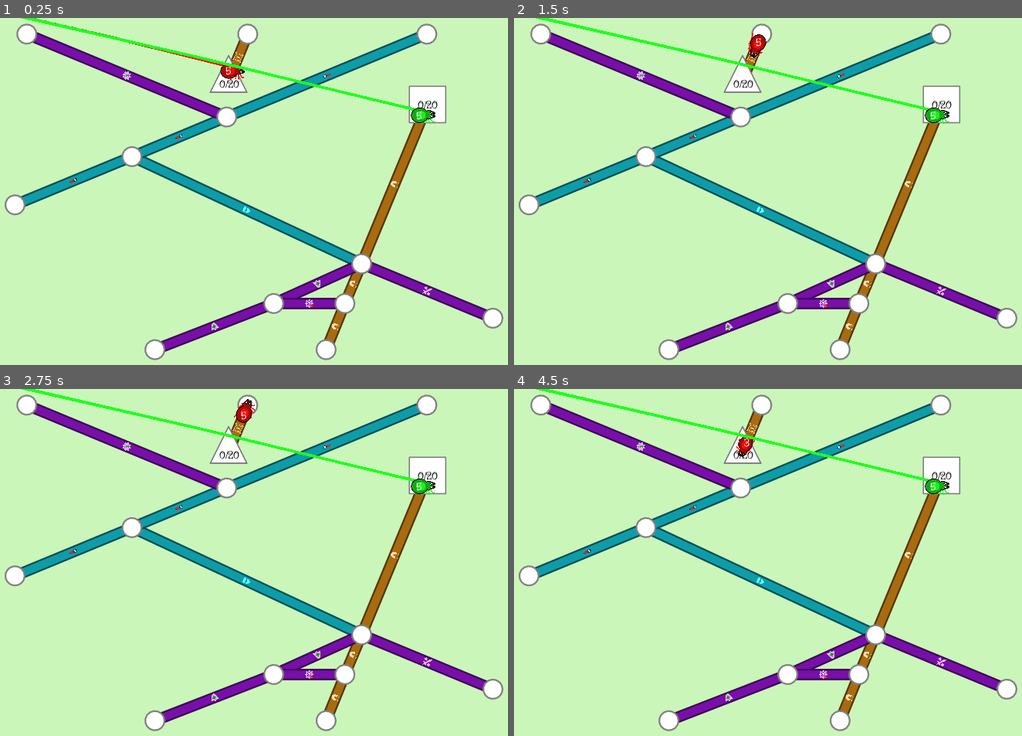
Above: before the commit, frames 1-4 (two rows, left to right).
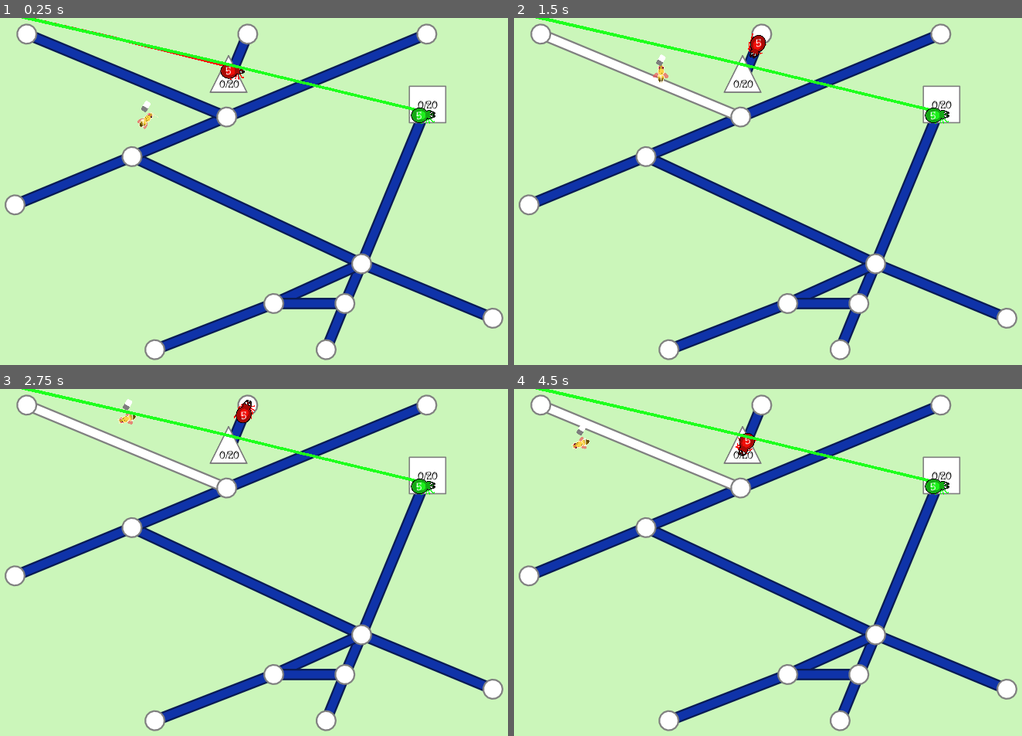
Above: after the commit, the same moments.

Repository: Pandaqi/Windowsilk
Game: Godot game, scene res://Main.tscn
Two runs of this game, one before a commit and one after it. Both use one fixed random seed, a clock stepped at 60 frames per second and the inputs below.
Inputs:
- Up to frame 1 (0.25 s): no input
- Up to frame 2 (1.5 s): tap Enter at 0.5 s; hold Right 0.53-1.28 s; tap T at 0.6 s; tap Space at 0.77, 1.07 s; hold Down from 1.28 s (still down); tap K at 1.35 s
- Up to frame 3 (2.75 s): tap Space at 1.52, 1.82 s; release Down at 2.03 s; hold Right from 2.03 s (still down); tap J at 2.1 s
- Up to frame 4 (4.5 s): release Right at 2.78 s; hold Up (ui_up) 2.78-3.53 s; tap H at 2.85 s; tap Space at 3.02, 3.32, 3.77, 4.07 s; hold Left from 3.53 s (still down); tap U at 3.6 s; tap P at 4.35 s

The runs differ from the first frame. In frame 1, 9.1% of the frame differs, in the area x 4-96%, y 4-97%; in frame 2, 9.2%; in frame 3, 9.2%; in frame 4, 9.3%.

Commit message:
Proper landing/switching between web and flight, start animting wings

Diff:
--- a/scenes/entity.tscn
+++ b/scenes/entity.tscn
@@ -33,6 +33,9 @@
 [ext_resource path="res://scripts/movement_modules/module_fake_jumper.gd" type="Script" id=31]
 [ext_resource path="res://scripts/entity_modules/module_worm.gd" type="Script" id=32]
 [ext_resource path="res://scripts/player_modules/module_respawner.gd" type="Script" id=33]
+[ext_resource path="res://scripts/player_modules/tracker_switcher.gd" type="Script" id=34]
+[ext_resource path="res://assets/wings.png" type="Texture" id=35]
+[ext_resource path="res://scripts/player_modules/module_wings.gd" type="Script" id=36]
 
 [sub_resource type="CircleShape2D" id=2]
 radius = 13.8734
@@ -69,8 +72,95 @@
 "values": [ Color( 1, 1, 1, 1 ), Color( 1, 1, 1, 0.270588 ) ]
 }
 
+[sub_resource type="Animation" id=8]
+length = 0.001
+tracks/0/type = "value"
+tracks/0/path = NodePath(".:scale")
+tracks/0/interp = 1
+tracks/0/loop_wrap = true
+tracks/0/imported = false
+tracks/0/enabled = true
+tracks/0/keys = {
+"times": PoolRealArray( 0 ),
+"transitions": PoolRealArray( 1 ),
+"update": 0,
+"values": [ Vector2( 1, 1 ) ]
+}
+tracks/1/type = "value"
+tracks/1/path = NodePath("L:rotation_degrees")
+tracks/1/interp = 1
+tracks/1/loop_wrap = true
+tracks/1/imported = false
+tracks/1/enabled = true
+tracks/1/keys = {
+"times": PoolRealArray( 0 ),
+"transitions": PoolRealArray( 1 ),
+"update": 0,
+"values": [ -45.0 ]
+}
+tracks/2/type = "value"
+tracks/2/path = NodePath("R:rotation_degrees")
+tracks/2/interp = 1
+tracks/2/loop_wrap = true
+tracks/2/imported = false
+tracks/2/enabled = true
+tracks/2/keys = {
+"times": PoolRealArray( 0 ),
+"transitions": PoolRealArray( 1 ),
+"update": 0,
+"values": [ 0.0 ]
+}
+
+[sub_resource type="Animation" id=10]
+resource_name = "WingCollapse"
+length = 0.5
+tracks/0/type = "value"
+tracks/0/path = NodePath("L:rotation_degrees")
+tracks/0/interp = 1
+tracks/0/loop_wrap = true
+tracks/0/imported = false
+tracks/0/enabled = true
+tracks/0/keys = {
+"times": PoolRealArray( 0, 0.5 ),
+"transitions": PoolRealArray( 1, 1 ),
+"update": 0,
+"values": [ 0.0, -45.0 ]
+}
+tracks/1/type = "value"
+tracks/1/path = NodePath("R:rotation_degrees")
+tracks/1/interp = 1
+tracks/1/loop_wrap = true
+tracks/1/imported = false
+tracks/1/enabled = true
+tracks/1/keys = {
+"times": PoolRealArray( 0, 0.5 ),
+"transitions": PoolRealArray( 1, 1 ),
+"update": 0,
+"values": [ 0.0, 45.0 ]
+}
+
+[sub_resource type="Animation" id=9]
+resource_name = "WingFlap"
+length = 0.4
+loop = true
+tracks/0/type = "value"
+tracks/0/path = NodePath(".:scale")
+tracks/0/interp = 1
+tracks/0/loop_wrap = true
+tracks/0/imported = false
+tracks/0/enabled = true
+tracks/0/keys = {
+"times": PoolRealArray( 0, 0.2 ),
+"transitions": PoolRealArray( 1, 1 ),
+"update": 0,
+"values": [ Vector2( 1, 1 ), Vector2( 1, 0.5 ) ]
+}
+
 [sub_resource type="CircleShape2D" id=3]
 radius = 112.207
+
+[sub_resource type="CircleShape2D" id=7]
+radius = 12.0516
 
 [sub_resource type="CircleShape2D" id=4]
 radius = 238.073
@@ -106,7 +196,7 @@
 texture = ExtResource( 5 )
 hframes = 8
 vframes = 8
-frame = 16
+frame = 11
 
 [node name="Eyes" type="Sprite" parent="Visuals/Sprite"]
 visible = false
@@ -126,6 +216,41 @@
 
 [node name="Back" type="Node2D" parent="Visuals/Worm"]
 position = Vector2( -82.5449, 0 )
+
+[node name="Wings" type="Node2D" parent="Visuals"]
+show_behind_parent = true
+script = ExtResource( 36 )
+
+[node name="L" type="Node2D" parent="Visuals/Wings"]
+position = Vector2( 9.43875, 0 )
+rotation = -0.785398
+
+[node name="L" type="Sprite" parent="Visuals/Wings/L"]
+position = Vector2( -1.91505, 4.04148 )
+rotation = 1.15192
+scale = Vector2( 0.33, 0.33 )
+texture = ExtResource( 35 )
+offset = Vector2( -66, 0 )
+hframes = 4
+vframes = 4
+
+[node name="R" type="Node2D" parent="Visuals/Wings"]
+position = Vector2( 9.43875, 0 )
+
+[node name="R" type="Sprite" parent="Visuals/Wings/R"]
+position = Vector2( -3.09489, -4.68936 )
+rotation = -1.15192
+scale = Vector2( 0.33, 0.33 )
+texture = ExtResource( 35 )
+offset = Vector2( -66, 0 )
+flip_v = true
+hframes = 4
+vframes = 4
+
+[node name="AnimationPlayer" type="AnimationPlayer" parent="Visuals/Wings"]
+anims/RESET = SubResource( 8 )
+anims/WingCollapse = SubResource( 10 )
+anims/WingFlap = SubResource( 9 )
 
 [node name="Mover" type="Node2D" parent="."]
 script = ExtResource( 13 )
@@ -196,6 +321,17 @@
 
 [node name="FlyTracker" type="Node2D" parent="Tracker"]
 script = ExtResource( 16 )
+
+[node name="Area2D" type="Area2D" parent="Tracker/FlyTracker"]
+
+[node name="CollisionShape2D" type="CollisionShape2D" parent="Tracker/FlyTracker/Area2D"]
+shape = SubResource( 7 )
+
+[node name="Switcher" type="Node2D" parent="Tracker"]
+script = ExtResource( 34 )
+
+[node name="Timer" type="Timer" parent="Tracker/Switcher"]
+one_shot = true
 
 [node name="Points" type="Node2D" parent="."]
 script = ExtResource( 12 )
@@ -256,26 +392,27 @@
 [node name="Knockback" type="Node2D" parent="."]
 script = ExtResource( 29 )
 
+[connection signal="on_death" from="Status" to="Mover" method="_on_Status_on_death"]
+[connection signal="on_death" from="Status" to="Input" method="_on_Status_on_death"]
+[connection signal="on_death" from="Status" to="Movement" method="_on_Status_on_death"]
 [connection signal="on_death" from="Status" to="Trail" method="_on_Status_on_death"]
+[connection signal="on_death" from="Status" to="SilkReader" method="_on_Status_on_death"]
 [connection signal="on_death" from="Status" to="Collector" method="_on_Status_on_death"]
-[connection signal="on_death" from="Status" to="Input" method="_on_Status_on_death"]
-[connection signal="on_death" from="Status" to="Mover" method="_on_Status_on_death"]
-[connection signal="on_death" from="Status" to="Movement" method="_on_Status_on_death"]
-[connection signal="on_death" from="Status" to="SilkReader" method="_on_Status_on_death"]
 [connection signal="on_revive" from="Respawner" to="Status" method="_on_Respawner_on_revive"]
+[connection signal="on_revive" from="Respawner" to="Mover" method="_on_Respawner_on_revive"]
+[connection signal="on_revive" from="Respawner" to="Input" method="_on_Respawner_on_revive"]
 [connection signal="on_revive" from="Respawner" to="Tracker" method="_on_Respawner_on_revive"]
-[connection signal="on_revive" from="Respawner" to="Collector" method="_on_Respawner_on_revive"]
-[connection signal="on_revive" from="Respawner" to="Input" method="_on_Respawner_on_revive"]
-[connection signal="on_revive" from="Respawner" to="Mover" method="_on_Respawner_on_revive"]
 [connection signal="on_revive" from="Respawner" to="Movement" method="_on_Respawner_on_revive"]
 [connection signal="on_revive" from="Respawner" to="SilkReader" method="_on_Respawner_on_revive"]
+[connection signal="on_revive" from="Respawner" to="Collector" method="_on_Respawner_on_revive"]
 [connection signal="timeout" from="Respawner/Timer" to="Respawner" method="_on_Timer_timeout"]
+[connection signal="animation_finished" from="Visuals/Wings/AnimationPlayer" to="Visuals/Wings" method="_on_AnimationPlayer_animation_finished"]
 [connection signal="on_move_completed" from="Mover" to="Visuals/Worm" method="_on_Mover_on_move_completed"]
 [connection signal="on_move_completed" from="Mover" to="Movement/Stamina" method="_on_Mover_on_move_completed"]
 [connection signal="button_press" from="Input" to="Jumper" method="_on_Input_button_press"]
 [connection signal="button_release" from="Input" to="Jumper" method="_on_Input_button_release"]
+[connection signal="move_vec" from="Input" to="Mover" method="_on_Movement_move_vec"]
 [connection signal="move_vec" from="Input" to="Jumper" method="_on_Input_move_vec"]
-[connection signal="move_vec" from="Input" to="Mover" method="_on_Movement_move_vec"]
 [connection signal="on_jump_finished" from="Jumper" to="Movement/Jumper" method="_on_Jumper_on_jump_finished"]
 [connection signal="move_vec" from="Movement" to="Mover" method="_on_Movement_move_vec"]
 [connection signal="timeout" from="Movement/Shuffler/Timer" to="Movement/Shuffler" method="_on_Timer_timeout"]
@@ -284,15 +421,18 @@
 [connection signal="on_instant_jump" from="Movement/FakeJumper" to="Jumper" method="_on_Jumper_on_instant_jump"]
 [connection signal="timeout" from="Movement/FakeJumper/Timer" to="Movement/FakeJumper" method="_on_Timer_timeout"]
 [connection signal="timeout" from="Movement/FlyMovement/Timer" to="Movement/FlyMovement" method="_on_Timer_timeout"]
-[connection signal="arrived_on_edge" from="Tracker" to="Trail" method="_on_Tracker_arrived_on_edge"]
 [connection signal="arrived_on_edge" from="Tracker" to="Mover" method="_on_Tracker_arrived_on_edge"]
 [connection signal="arrived_on_edge" from="Tracker" to="Movement" method="_on_Tracker_arrived_on_edge"]
+[connection signal="arrived_on_edge" from="Tracker" to="Trail" method="_on_Tracker_arrived_on_edge"]
+[connection signal="arrived_on_edge" from="Tracker" to="Specialties" method="_on_Tracker_arrived_on_edge"]
 [connection signal="arrived_on_edge" from="Tracker" to="SilkReader" method="_on_Tracker_arrived_on_edge"]
-[connection signal="arrived_on_edge" from="Tracker" to="Specialties" method="_on_Tracker_arrived_on_edge"]
-[connection signal="arrived_on_point" from="Tracker" to="Trail" method="_on_Tracker_arrived_on_point"]
 [connection signal="arrived_on_point" from="Tracker" to="Mover" method="_on_Tracker_arrived_on_point"]
 [connection signal="arrived_on_point" from="Tracker" to="Movement" method="_on_Tracker_arrived_on_point"]
+[connection signal="arrived_on_point" from="Tracker" to="Trail" method="_on_Tracker_arrived_on_point"]
 [connection signal="arrived_on_point" from="Tracker" to="SilkReader" method="_on_Tracker_arrived_on_point"]
+[connection signal="body_entered" from="Tracker/FlyTracker/Area2D" to="Tracker/FlyTracker" method="_on_Area2D_body_entered"]
+[connection signal="body_exited" from="Tracker/FlyTracker/Area2D" to="Tracker/FlyTracker" method="_on_Area2D_body_exited"]
+[connection signal="timeout" from="Tracker/Switcher/Timer" to="Tracker/Switcher" method="_on_Timer_timeout"]
 [connection signal="point_change" from="Points" to="Movement/FlyMovement" method="_on_Points_point_change"]
 [connection signal="timeout" from="Trail/Timer" to="Trail" method="_on_Timer_timeout"]
 [connection signal="timeout" from="Specialties/Timer" to="Specialties" method="_on_Timer_timeout"]
--- a/scripts/edge_modules/module_type.gd
+++ b/scripts/edge_modules/module_type.gd
@@ -13,6 +13,9 @@
 func create_debug_terrain_type():
 	var all_types = GlobalDict.silk_types.keys()
 	set_to(all_types[randi() % all_types.size()])
+
+	# DEBUGGING
+	set_to('flight')
 
 func set_to(tp):
 	if too_short_for_terrain():
--- a/scripts/entities.gd
+++ b/scripts/entities.gd
@@ -25,8 +25,8 @@
 	available_types.erase("player_spider")
 
 	# DEBUGGING
-	#available_types = ['small_caterpillar']
-	return
+	available_types = ['regular_fruit_fly']
+	#return
 
 	precalculate_probabilities()
 	_on_Timer_timeout()
--- a/scripts/entity_modules/module_specialties.gd
+++ b/scripts/entity_modules/module_specialties.gd
@@ -40,6 +40,8 @@
 	if m.has(type):
 		m[type].deactivate()
 
+	handle_effect_wearout()
+
 	type = ""
 	hide_icon()
 
@@ -76,6 +78,11 @@
 
 	handle_featherlight(dt)
 
+func handle_effect_wearout():
+	# if we are flying, but the powerup wears out, fake releasing the button to land
+	if type == "flight" and body.m.tracker.state_is("fly"):
+		body.m.input.emit_signal("button_release")
+
 # NOTE: if we immediately start changing points, we might get stuck on the starting point (as it just moved underneath us), so only start slightly later, works wonders
 func handle_featherlight(dt):
 	if not check_type("featherlight"): return
@@ -89,13 +96,23 @@
 	cur_edge.m.body.move_extremes_inward(FEATHERLIGHT_SPEED, dt)
 
 func hijack_jump_press():
+	if check_type("flight"):
+		body.m.tracker.switcher.request_flight()
+		if type != "flight": set_to("flight")
+		return true
+
 	if check_type("noisemaker") or check_type("attractor"): return true
 	return false
 
 func hijack_jump_release():
+	if body.m.tracker.switcher.is_player_in_flight():
+		body.m.tracker.switcher.request_landing()
+		return true
+
 	if check_type("noisemaker") or check_type("attractor"):
 		execute_blastarea_effect()
 		return true
+
 	return false
 
 func _physics_process(dt):
--- a/scripts/entity_modules/module_status.gd
+++ b/scripts/entity_modules/module_status.gd
@@ -37,32 +37,12 @@
 	return (player_num >= 0)
 
 func initialize(placement_params):
-	var move_type = get_move_type()
-	set_move_type(move_type)
-
-	if not is_player():
-		body.m.movement.initialize()
-	else:
-		body.m.movement.disable()
-
-	body.m.tracker.initialize(placement_params)
-
-func set_move_type(tp):
-	if tp == "web":
-		body.m.mover.select_module("WebMover")
-		body.m.movement.select_module("WebMovement")
-		body.m.tracker.select_module("WebTracker")
-
-	elif tp == "fly":
-		body.m.mover.select_module("FlyMover")
-		body.m.movement.select_module("FlyMovement")
-		body.m.tracker.select_module("FlyTracker")
+	body.m.tracker.set_move_type(get_move_type(), placement_params)
 
 func get_move_type():
 	if not data.has('move'): return 'web'
 	if not data.move.has('type'): return 'web'
 	return data.move.type
-
 
 func set_type(tp):
 	type = tp
@@ -76,6 +56,8 @@
 	if data.move.has('static'): body.m.mover.make_static()
 
 	if data.has('trail'): body.m.trail.set_to(data.trail)
+
+	body.m.tracker.set_data(data.move)
 
 	body.m.visuals.set_data(data)
 	body.m.points.set_to(data.points)
@@ -107,6 +89,7 @@
 	emit_signal("on_death")
 
 	if not is_player():
+		body.m.tracker._on_Status_on_death() # we call this manually as it only needs to be called for non-players
 		body.queue_free()
 		return
 
--- a/scripts/entity_modules/module_tracker_general.gd
+++ b/scripts/entity_modules/module_tracker_general.gd
@@ -2,6 +2,15 @@
 
 signal arrived_on_point(p)
 signal arrived_on_edge(e)
+
+onready var switcher = $Switcher
+var data = {}
+
+func set_move_type(tp, params):
+	switcher.switch_to(tp, params)
+
+func set_data(new_data):
+	data = new_data
 
 func initialize(params):
 	active_module.initialize(params)
@@ -25,11 +34,9 @@
 	active_module.force_set_edge(e)
 
 func get_current_edge():
-	if not active_module.has_method("get_current_edge"): return
 	return active_module.get_current_edge()
 
 func get_current_point():
-	if not active_module.has_method("get_current_point"): return
 	return active_module.get_current_point()
 
 func update_positions():
@@ -37,6 +44,7 @@
 	active_module.update_positions()
 
 func remove_from_all():
+	if not active_module: return
 	if not active_module.has_method("remove_from_all"): return
 	active_module.remove_from_all()
 
@@ -46,3 +54,6 @@
 	var point = get_current_point()
 	if (not edge or not is_instance_valid(edge)) and (not point or not is_instance_valid(point)): return true
 	return false
+
+func state_is(tp):
+	return (switcher.cur_state == tp)
--- a/scripts/entity_modules/module_visuals.gd
+++ b/scripts/entity_modules/module_visuals.gd
@@ -7,6 +7,7 @@
 onready var eyes = $Sprite/Eyes
 onready var legs = $Legs
 onready var antenna = $Antenna
+onready var wings = $Wings
 onready var worm = $Worm
 onready var body = get_parent()
 
@@ -24,6 +25,11 @@
 	if data.move.has('worm'):
 		worm.initialize()
 
+	if data.has('wings'):
+		wings.initialize(data.wings)
+	else:
+		wings.disable()
+
 func set_player_num(pnum):
 	player_num = pnum
 
@@ -39,3 +45,8 @@
 	set_scale(Vector2(1,1)*new_scale)
 
 	body.m.collector.update_collision_shape(new_scale)
+
+# TO DO: Also use this to handle collapsing of wings and stuff (and tweening?)
+func on_move_type_changed(new_type):
+	legs.on_move_type_changed(new_type)
+	wings.on_move_type_changed(new_type)
--- a/scripts/globals/global_dict.gd
+++ b/scripts/globals/global_dict.gd
@@ -71,7 +71,9 @@
 
 	"noisemaker": { "frame": 18, "category": "misc" },
 	"attractor": { "frame": 19, "category": "misc" },
-	"lowlife": { "frame": 20, "category": "misc" }
+	"lowlife": { "frame": 20, "category": "misc" },
+
+	"flight": { "frame": 21, "category": "jumping" }
 
 }
 
@@ -297,13 +299,17 @@
 		"specialty": "regular",
 		"move": {
 			"type": "fly",
+			"land": true,
 			"flee": true,
-			"shuffle": true,
+			#"shuffle": true,
 			"speed": 80.0
 		},
 		"antenna": {
 			"type": "fruit_fly",
 			"color": Color(1.0, 242/255.0, 199/255.0)
+		},
+		"wings": {
+			"type": "fruit_fly"
 		}
 	},
 
--- a/scripts/player_modules/fly_tracker.gd
+++ b/scripts/player_modules/fly_tracker.gd
@@ -4,6 +4,11 @@
 
 onready var tracker_handler = get_parent()
 onready var body = tracker_handler.get_parent()
+
+onready var area = $Area2D
+
+var cur_edge
+var cur_point
 
 func initialize(params):
 	params.avoid_web = true
@@ -15,3 +20,29 @@
 		pos = params.fixed_pos
 
 	body.set_position(pos)
+
+func get_current_edge():
+	return cur_edge
+
+func get_current_point():
+	return cur_point
+
+func arrived_on_edge(e):
+	cur_edge = e
+	tracker_handler.switcher.arrived_on_edge(e)
+
+func arrived_on_point(p):
+	cur_point = p
+	tracker_handler.switcher.arrived_on_point(p)
+
+func _on_Area2D_body_entered(other_body):
+	if other_body.is_in_group("Edges"):
+		arrived_on_edge(other_body)
+	elif other_body.is_in_group("Points"):
+		arrived_on_point(other_body)
+
+func _on_Area2D_body_exited(other_body):
+	if other_body == cur_edge:
+		cur_edge = null
+	elif other_body == cur_point:
+		cur_point = null
--- a/scripts/player_modules/module_jumper.gd
+++ b/scripts/player_modules/module_jumper.gd
@@ -123,11 +123,11 @@
 
 	var actually_jumped = (jump_data.target_pos != null)
 	if actually_jumped:
-		body.m.tracker.remove_from_all()
-
 		var dist = (jump_data.target_pos - jump_data.start_pos).length()
 		if body.is_in_group("Players"):
 			body.m.points.change(pay_for_travel(dist))
+
+		body.m.tracker.remove_from_all()
 
 	play_jump_tween()
 
--- a/scripts/player_modules/module_legs.gd
+++ b/scripts/player_modules/module_legs.gd
@@ -100,3 +100,6 @@
 	var middle = 0.5*(start + end) + orthogonal * 5
 
 	draw_polyline([start, middle, end], leg_color, leg_thickness)
+
+func on_move_type_changed(new_type):
+	set_visible(new_type == "web")
--- /dev/null
+++ b/scripts/player_modules/module_wings.gd
@@ -0,0 +1,33 @@
+extends Node2D
+
+onready var anim_player = $AnimationPlayer
+var planned_animation = null
+
+var active : bool = false
+
+func disable():
+	set_visible(false)
+	active = false
+
+# TO DO: do something with the data
+func initialize(data):
+	pass
+
+	active = true
+	set_visible(true)
+
+func on_move_type_changed(new_type):
+	if not active: return
+
+	if new_type == "web":
+		anim_player.play("WingCollapse")
+		planned_animation = null
+	else:
+		anim_player.play_backwards("WingCollapse")
+		planned_animation = "WingFlap"
+
+func _on_AnimationPlayer_animation_finished(anim_name):
+	if not planned_animation: return
+
+	anim_player.play(planned_animation)
+	planned_animation = null
--- /dev/null
+++ b/scripts/player_modules/tracker_switcher.gd
@@ -0,0 +1,113 @@
+extends Node2D
+
+const TIMER_BOUNDS = { 'min': 5, 'max': 10 }
+onready var timer = $Timer
+
+onready var tracker_handler = get_parent()
+onready var body = tracker_handler.get_parent()
+
+var cur_state : String = "web"
+var want_to_switch : bool = false
+
+func is_player_in_flight():
+	if not body.m.status.is_player(): return false
+	if cur_state != 'fly': return false
+	return true
+
+func restart_timer():
+	timer.wait_time = rand_range(TIMER_BOUNDS.min, TIMER_BOUNDS.max)
+	timer.start()
+
+func _on_Timer_timeout():
+	want_to_switch = true
+
+	print("WANNA SWITCH")
+
+	if cur_state == "web": fly()
+
+func switch_to(tp, params = {}):
+	# first, remove us from any positions we're saved
+	body.m.tracker.remove_from_all()
+
+	# remember we switched (and to where)
+	cur_state = tp
+	want_to_switch = false
+
+	# activate the correct module
+	if tp == "web":
+		body.m.mover.select_module("WebMover")
+		body.m.movement.select_module("WebMovement")
+		body.m.tracker.select_module("WebTracker")
+
+	elif tp == "fly":
+		body.m.mover.select_module("FlyMover")
+		body.m.movement.select_module("FlyMovement")
+		body.m.tracker.select_module("FlyTracker")
+
+	# if it's an AI bug, restart movement calculation
+	# and restart our timer for the next switch
+	if not body.m.status.is_player():
+		body.m.movement.initialize()
+
+		handle_flying_bugs_that_can_land()
+	else:
+		body.m.movement.disable()
+
+	# start the tracker again, which should place us correctly back at our old location
+	body.m.tracker.initialize(params)
+
+	# inform visuals of the change
+	body.m.visuals.on_move_type_changed(cur_state)
+
+func handle_flying_bugs_that_can_land():
+	if not tracker_handler.data.has('land'): return
+
+	restart_timer()
+
+	if cur_state == "web":
+		body.m.mover.disable()
+	else:
+		body.m.mover.enable()
+
+func arrived_on_edge(e):
+	try_landing(null, e)
+
+func arrived_on_point(p):
+	try_landing(p, null)
+
+func request_flight():
+	fly()
+
+func fly():
+	var params = {
+		'fixed_pos': body.position,
+	}
+
+	switch_to("fly", params)
+
+func land(point, edge):
+	var params = {
+		'fixed_pos': null,
+		'fixed_point': point,
+		'fixed_edge': edge
+	}
+
+	switch_to("web", params)
+
+func request_landing():
+	var point = tracker_handler.get_current_point()
+	var edge = tracker_handler.get_current_edge()
+
+	want_to_switch = true
+	try_landing(point, edge)
+
+func try_landing(point, edge):
+	if not want_to_switch: return
+
+	var nowhere_to_land = (not point) and (not edge)
+	if nowhere_to_land:
+		print("Feedback; Nowhere to land, you die instead")
+		body.m.status.die()
+		return
+
+	land(point, edge)
--- a/scripts/player_modules/web_tracker.gd
+++ b/scripts/player_modules/web_tracker.gd
@@ -26,7 +26,8 @@
 	if (not edge or not is_instance_valid(edge)) and (not point or not is_instance_valid(point)):
 		body.m.status.die()
 
-	body.set_position(pos)
+	if pos:
+		body.set_position(pos)
 
 	if edge:
 		force_set_edge(edge)
Binary file changed: assets/entities.png
Binary file added: assets/wings.png
Not shown, added: assets/wings.png.import
Not shown: 1 places in scenes/entity.tscn that only renumber resources
Not shown, changed: non_game/Assets.afdesign
Not shown, changed: non_game/[Idea] Game Off (2021).docx
